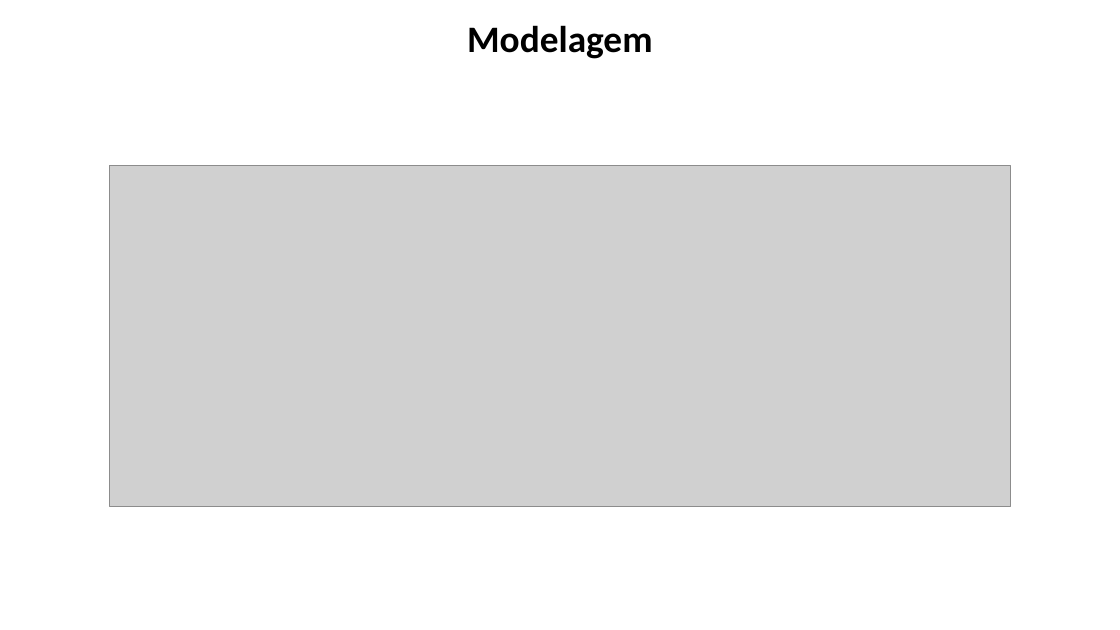
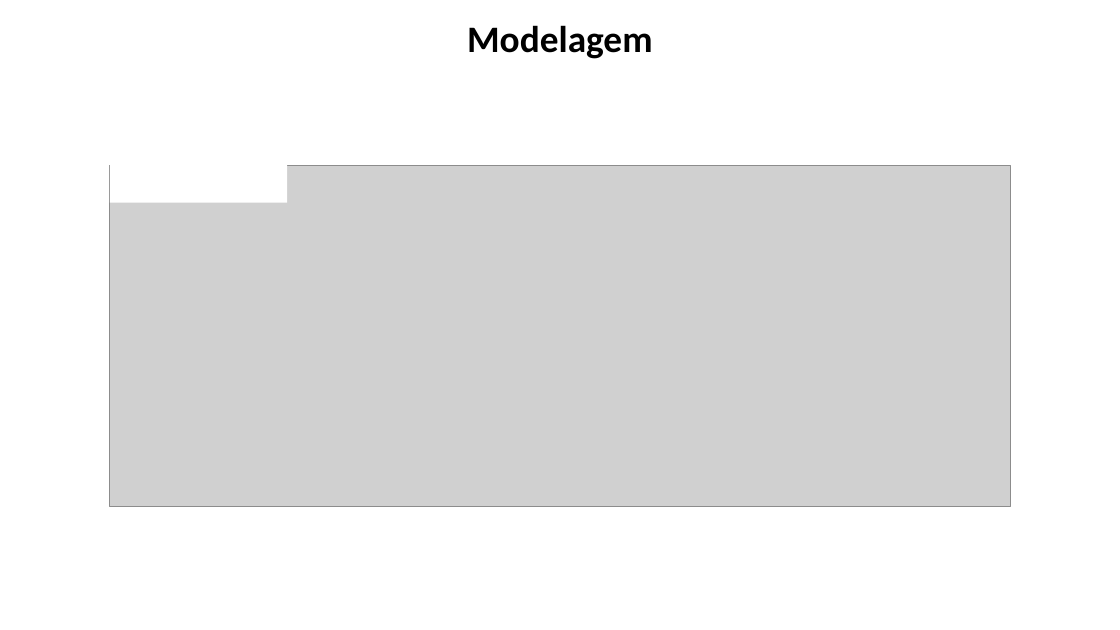
Before and after one commit to dm112-dupla/final-project, a slide deck: slide 13 of Trabalho 1 - DM112.pptx. Drawn at 1120x630 pixels with LibreOffice and Linux fonts; fonts in the diff are those of the drawing; grey boxes stand for pictures; background and template pictures are left out. Boxes give left, top, right and bottom in pixels: in the first picture for what was removed or moved away, otherwise in the second. Text is boxed around its words. In the diff, an @@ line names an element or a change of style, - is before the commit and + after.

```diff
--- a/Trabalho 1 - DM112.pptx
+++ b/Trabalho 1 - DM112.pptx
@@ rectangle added at (110, 165, 287, 202), fill #FFFFFF @@
```
Also in this commit, not shown: 7 other slides changed.
